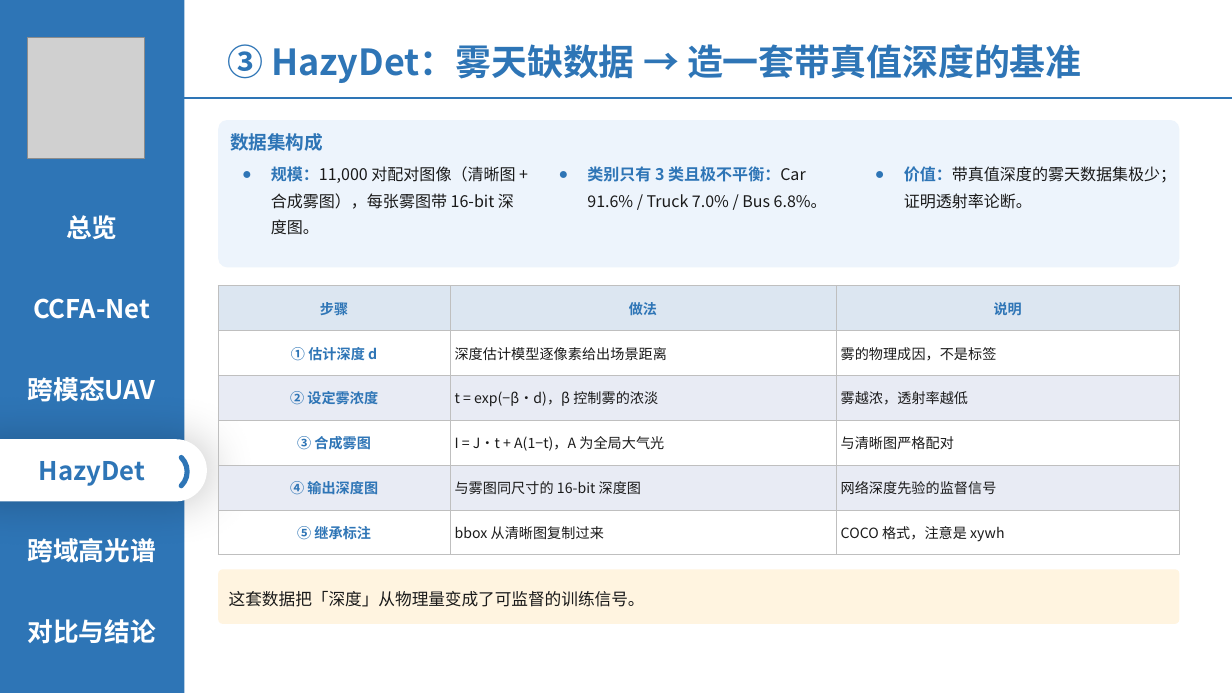
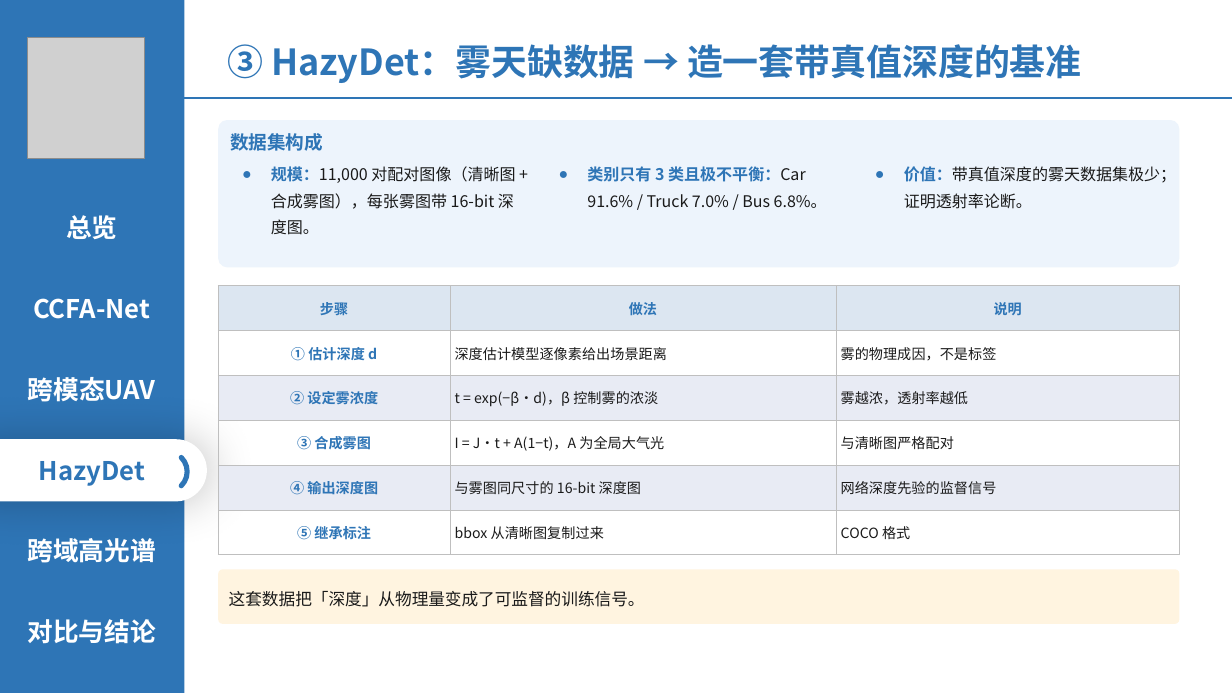
Before and after one commit to 139876/paper-notes, a slide deck: slide 11 of 论文精读/3-HazyDet精读/附件/四篇论文-组会汇报.pptx. Drawn at 1232x693 pixels with LibreOffice and Linux fonts; fonts in the diff are those of the drawing; grey boxes stand for pictures. Boxes give left, top, right and bottom in pixels: in the first picture for what was removed or moved away, otherwise in the second. Text is boxed around its words. In the diff, an @@ line names an element or a change of style, - is before the commit and + after.

```diff
--- a/论文精读/3-HazyDet精读/附件/四篇论文-组会汇报.pptx
+++ b/论文精读/3-HazyDet精读/附件/四篇论文-组会汇报.pptx
@@ table at [218,286,1179,555] @@
-row 6, column 3: COCO 格式，注意是 xywh
+row 6, column 3: COCO 格式
```
Also in this commit, not shown: 9 other slides changed, 1 slide added, 2 slides removed.
